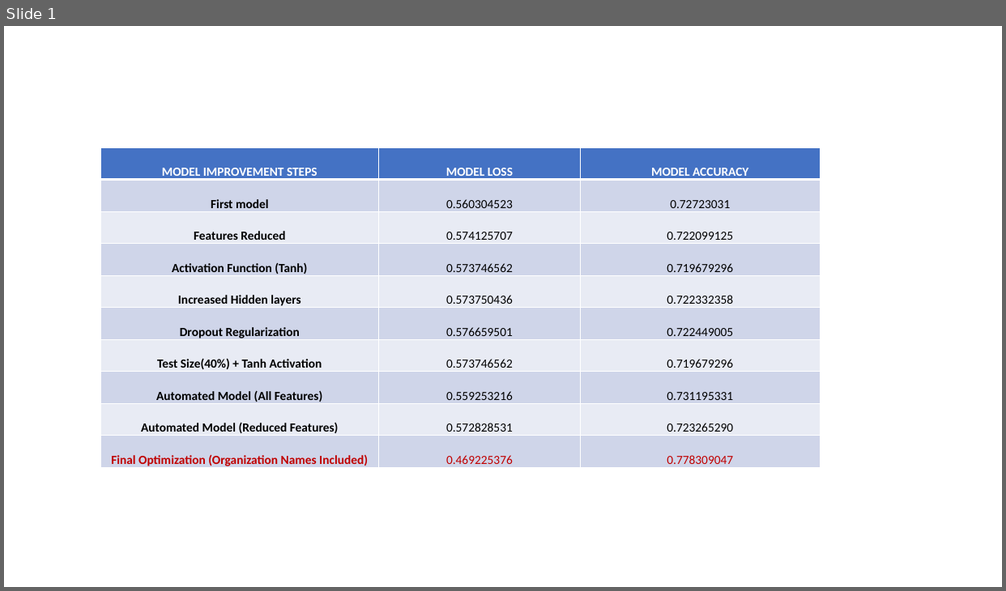
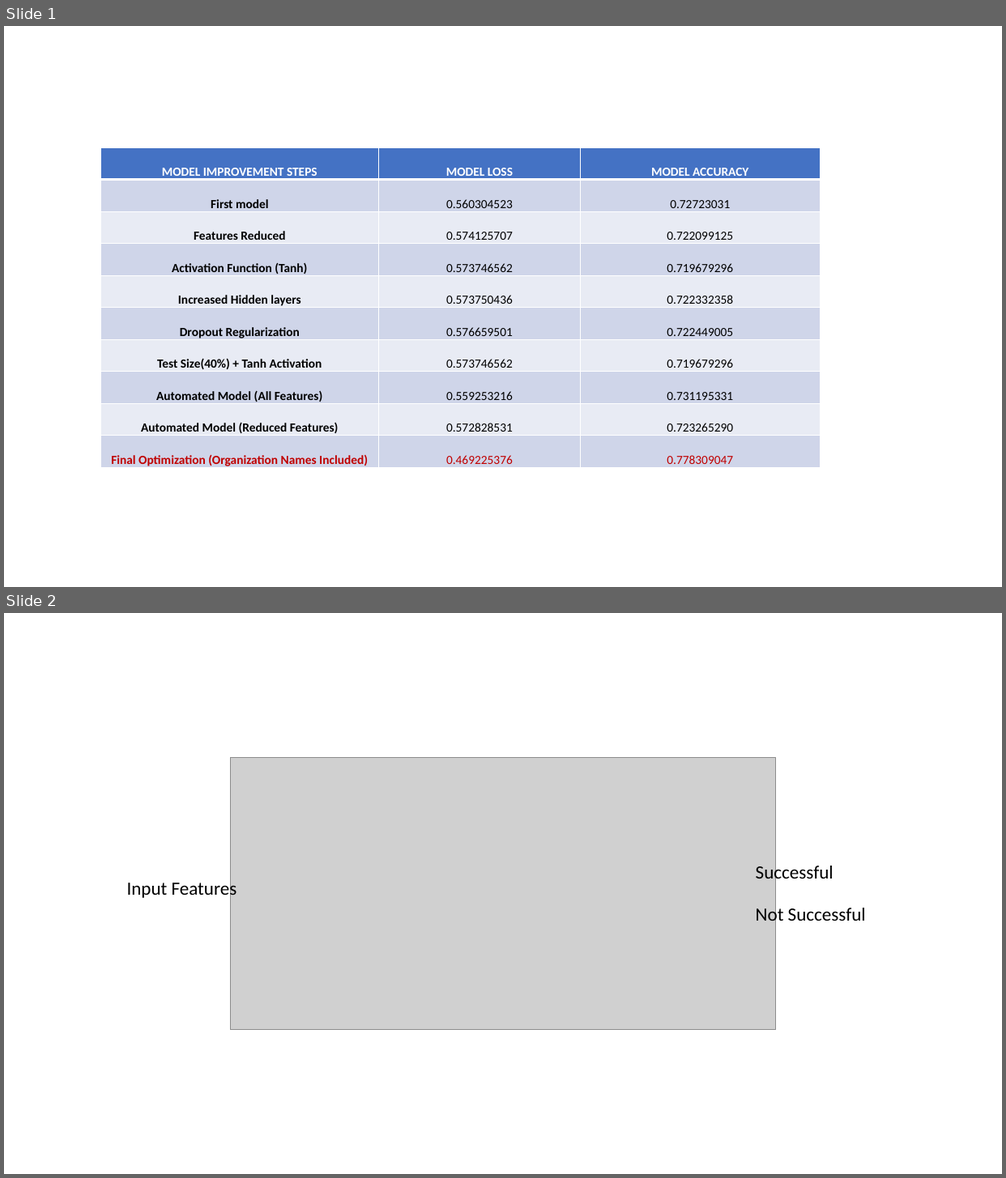
Before and after one commit to fbrowther/Artificial_Neural_Network-to-Predict_Charity_Funding-, a slide deck: Images/table for accuracy score.pptx. Shown one above the other, each under a label of ours: slide 1 before the commit, slides 1 and 2 after it. The pictures are 1006x591 and 1006x1178 pixels, drawn with LibreOffice and Linux fonts; fonts in the diff are those of the drawing; grey boxes stand for pictures. Boxes give left, top, right and bottom in pixels: in the first picture for what was removed or moved away, otherwise in the second. Text is boxed around its words. In the diff, an @@ line names an element or a change of style, - is before the commit and + after.

```diff
--- a/Images/table for accuracy score.pptx
+++ b/Images/table for accuracy score.pptx
@@ slide 2 added at (4, 613, 1002, 1174), background #FFFFFF @@
@@ group added at (127, 757, 866, 1030): 3 texts, 1 picture @@
+Successful
+Not Successful
+Input Features
```
Also in this commit, not shown: 1 slide removed, 3 other files.
